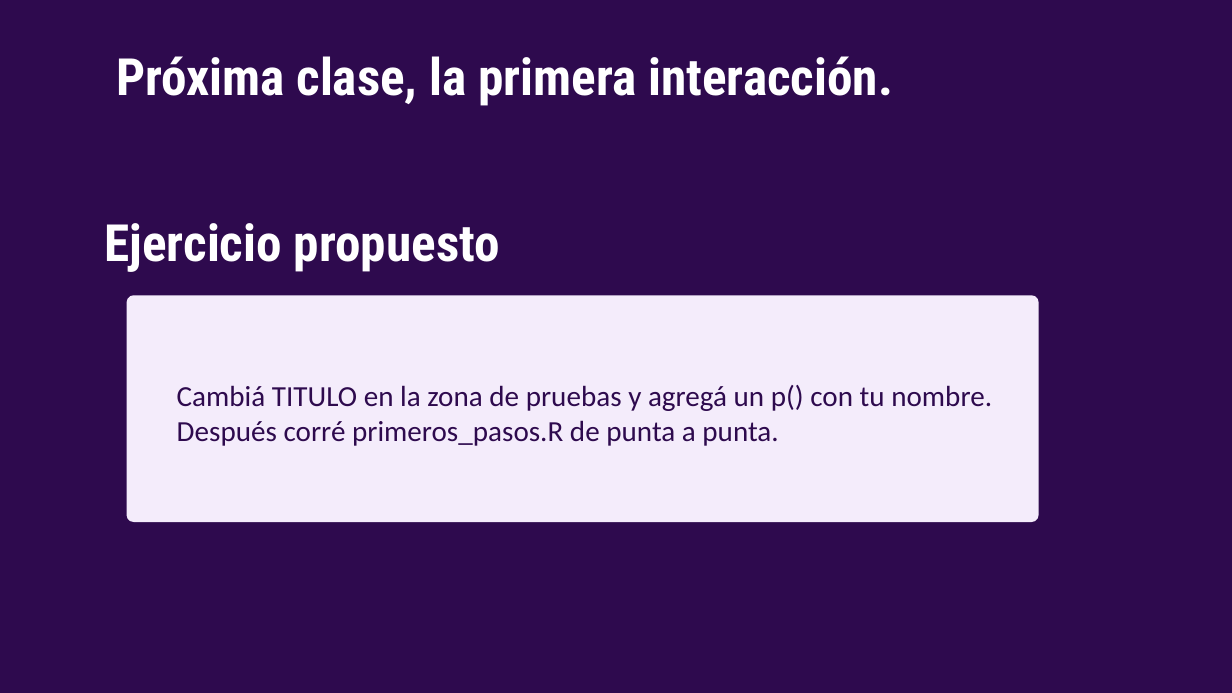
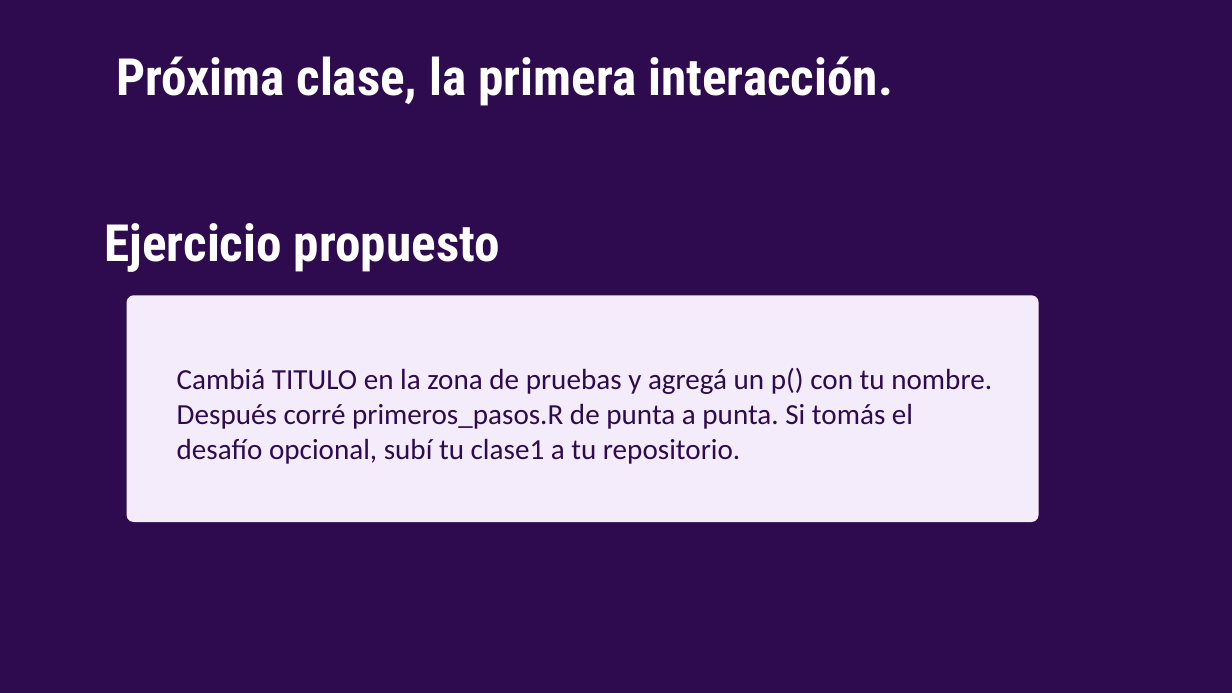
Before and after one commit to nahura99/visualizacion_datos_shiny, a slide deck: slide 21 of clase1/clase1.pptx (slide 18 before the commit). Drawn at 1232x693 pixels with LibreOffice and Linux fonts; fonts in the diff are those of the drawing. Boxes give left, top, right and bottom in pixels: in the first picture for what was removed or moved away, otherwise in the second. Text is boxed around its words. In the diff, an @@ line names an element or a change of style, - is before the commit and + after.

Commit message:
Sumar GitHub como desafío opcional y publicar en Posit Connect Cloud
- Clase 1 explica cómo trabajar en un proyecto de RStudio y suma dos láminas
  y una sección de primeros_pasos.R con GitHub como desafío opcional.
- Clase 7 publica en Posit Connect Cloud con rsconnect en lugar de
  shinyapps.io (deploy.R y láminas).
- Clase Extra y README actualizados a Posit Connect Cloud.

```diff
--- a/clase1/clase1.pptx
+++ b/clase1/clase1.pptx
@@ text at (x1=177, y1=368, x2=992, y2=464): text changed @@
-Cambiá TITULO en la zona de pruebas y agregá un p() con tu nombre. Después corré primeros_pasos.R de punta a punta.
+Cambiá TITULO en la zona de pruebas y agregá un p() con tu nombre. Después corré primeros_pasos.R de punta a punta. Si tomás el desafío opcional, subí tu clase1 a tu repositorio.
```
Also in this commit, not shown: 6 other slides changed, 3 slides added, 5 other files.
